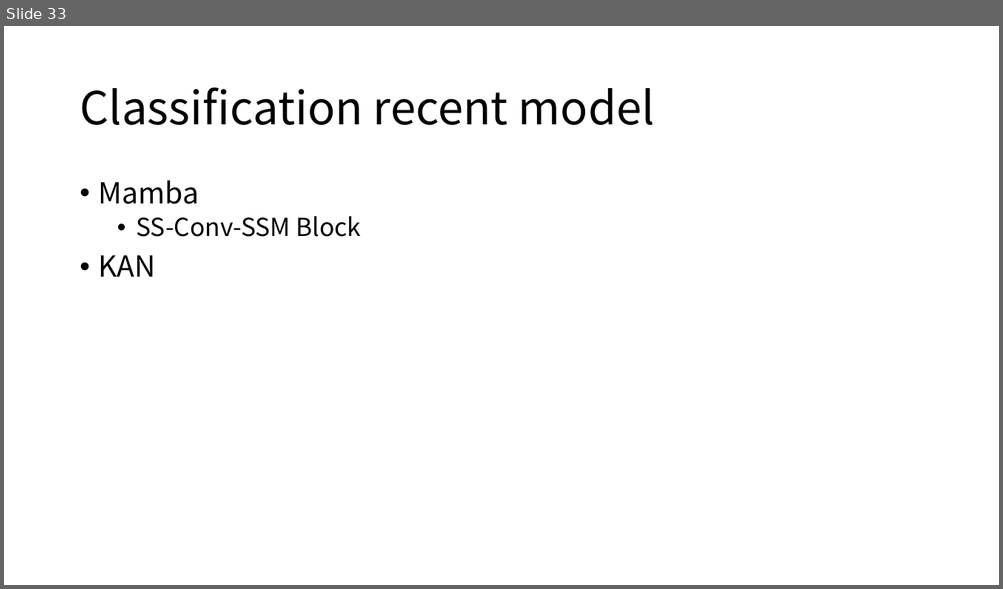
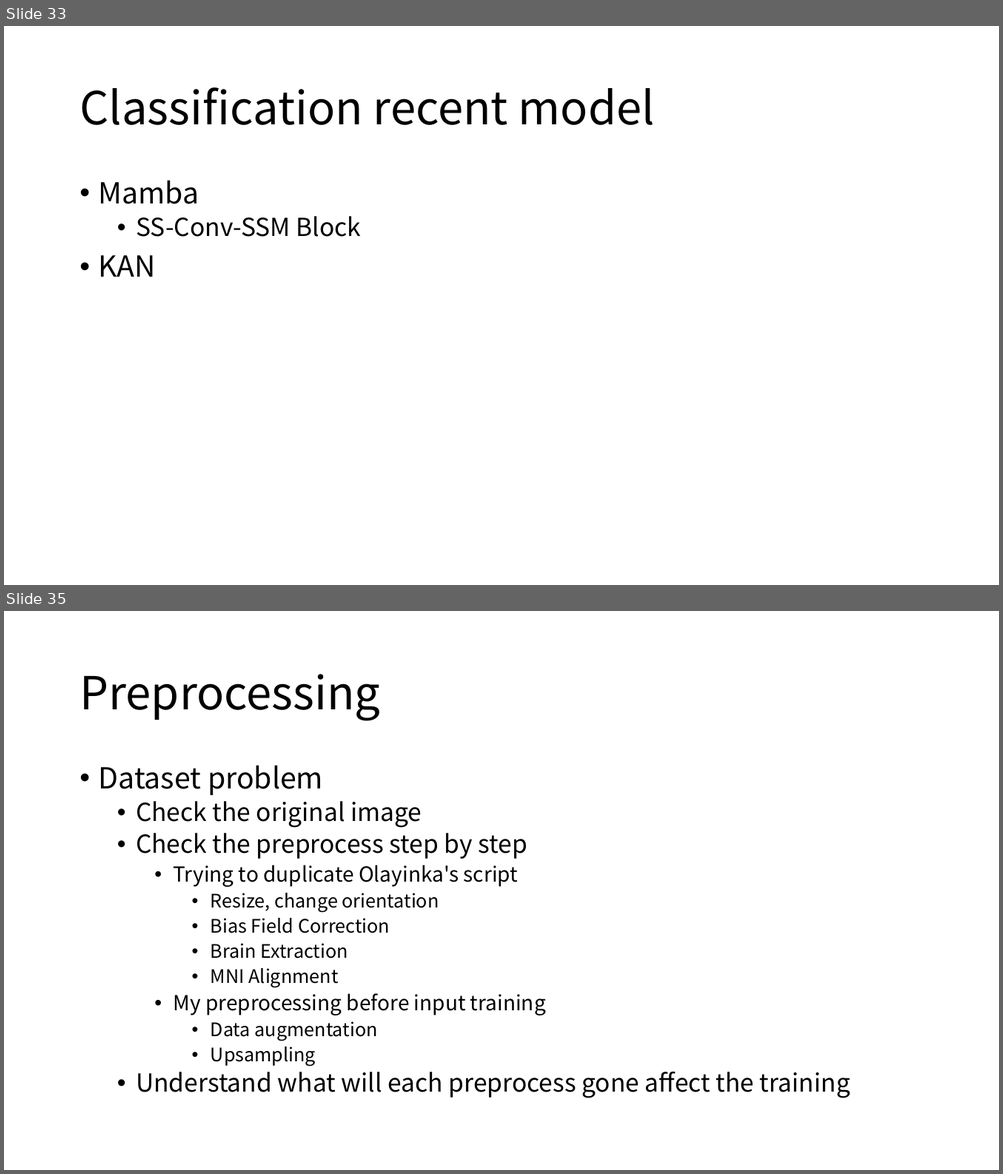
Before and after one commit to XinzhouLi/ViT_Classification, a slide deck: Weekly Meeting.pptx. Shown one above the other, each under a label of ours: slide 33 before the commit, slides 33 and 35 after it; the slides between them are not shown. The pictures are 1003x589 and 1003x1174 pixels, drawn with LibreOffice and Linux fonts; fonts in the diff are those of the drawing. Boxes give left, top, right and bottom in pixels: in the first picture for what was removed or moved away, otherwise in the second. Text is boxed around its words. In the diff, an @@ line names an element or a change of style, - is before the commit and + after.

```diff
--- a/Weekly Meeting.pptx
+++ b/Weekly Meeting.pptx
@@ slide 35 added at box(4, 611, 999, 1170), background #FFFFFF @@
@@ title added at box(79, 674, 380, 721), 44 pt, text #000000 @@
+Preprocessing
@@ text added at box(99, 765, 850, 1099), 24 pt, text #000000 @@
+• Dataset problem
+  • Check the original image
+  • Check the preprocess step by step
+    • Trying to duplicate Olayinka's script
+      • Resize, change orientation
+      • Bias Field Correction
+      • Brain Extraction
+      • MNI Alignment
+    • My preprocessing before input training
+      • Data augmentation
+      • Upsampling
+  • Understand what will each preprocess gone affect the training
```
Also in this commit, not shown: 2 other slides added.
